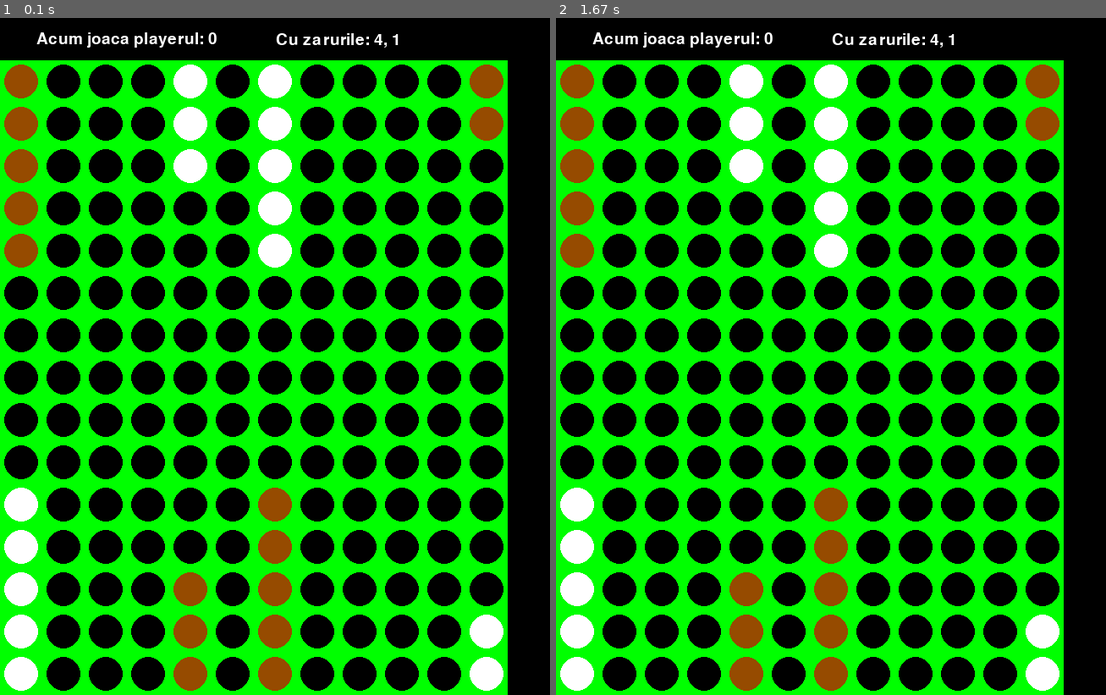
Above: before the commit, frames 1-2 (left to right).
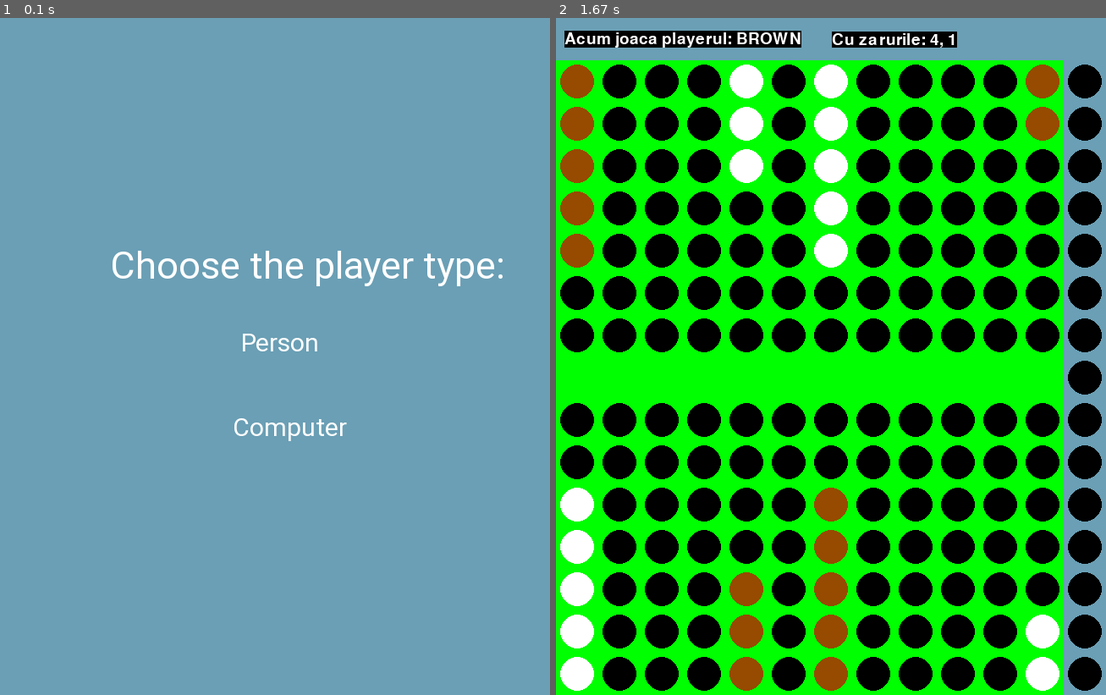
Above: after the commit, the same moments.

Repository: iulifeif/Backgammon-project
Game: pygame game, started from main.py
The game is run twice, just before and just after one commit, with the same random seed, the same clock (stepped at 60 frames per second) and the same inputs.
Inputs (mouse positions are in pixels of both pictures, inside the frame that each line leads up to):
- Up to frame 1 (0.1 s): no input
- Up to frame 2 (1.67 s): click (831, 417) at 0.38 s

The runs differ from the first frame. In frame 1, 100% of the frame differs, in the area x 0-100%, y 0-100%; in frame 2, 12%.

Commit message:
created menu for chosen player

Diff:
--- a/main.py
+++ b/main.py
@@ -14,6 +14,7 @@
 GREEN = (0, 255, 0)
 RED = (255, 0, 0)
 BROWN = (150, 75, 0)
+BLUE = (106, 159, 181)
 
 
 class Interface:
@@ -27,6 +28,7 @@
         self.size = (self.width, self.height)
         self.radius = int(self.squaresize / 2 - 5)
         self.screen = pygame.display.set_mode(self.size)
+        pygame.display.set_caption("Backgammon")
 
     # split the original table from logic (wich is a list) in 2 lists
     # one for up site of table and another one for down side
@@ -95,6 +97,38 @@
                                 int(line * self.squaresize + self.squaresize + self.squaresize / 2)),
                                self.radius)
 
+    def choose_player(self):
+        self.screen.fill(BLUE)
+        pygame.display.update()
+        fontTitle = pygame.font.SysFont("Roboto", 45)
+        textTitle = fontTitle.render("Choose the player type: ", True, WHITE)
+        self.screen.blit(textTitle, (self.width / 5,
+                                     self.height / 3))
+
+        fontTitle = pygame.font.SysFont("Roboto", 30)
+        textTitle = fontTitle.render("Person", True, WHITE)
+        self.screen.blit(textTitle, (self.width / 2 - self.squaresize + 10,
+                                     self.height / 3 + self.squaresize * 2))
+
+        fontTitle = pygame.font.SysFont("Roboto", 30)
+        textTitle = fontTitle.render("Computer", True, WHITE)
+        self.screen.blit(textTitle, (self.width / 2 - self.squaresize,
+                                     self.height / 3 + self.squaresize * 4))
+        pygame.display.update()
+        player_type = -1
+        while player_type == -1:
+            for event in pygame.event.get():
+                if event.type == pygame.MOUSEBUTTONDOWN:
+                    col, line = event.pos
+                    print(event.pos)
+                    if 275 <= col <= 360 and \
+                            355 <= line <= 390:
+                        return 1
+                    elif 265 <= col <= 380 and \
+                            455 <= line <= 490:
+                        return 2
+
+
     # the board is drawn as a matrix with green elements
     # then add in each square, a black circle
     def draw_board(self, table, table_out_0, table_out_1):
@@ -107,7 +141,7 @@
                                   self.squaresize,
                                   self.squaresize))
                 # less on line 7, to delimit the up side from the bottom
-                if index_line != (self.squaresize / 2 - 1):
+                if index_line != 7:
                     pygame.draw.circle(self.screen,
                                        BLACK,
                                        (int(index_column * self.squaresize + self.squaresize / 2),
@@ -337,6 +371,7 @@
     # create class instances so as to use them
     game = Backgammon()
     interf = Interface()
+    player_type = interf.choose_player()
     # initialize a variable to turn off the loop if needed
     game_over = False
     # create the font for the text
@@ -345,8 +380,8 @@
     while not game.end_game() and not game_over:
         interf.draw_board(game.table, game.out_pieces_0, game.out_pieces_1)
         # add player information on the screen
-        # color = "BROWN" if game.player == 0 else "WHITE"
-        text = font.render("Acum joaca playerul: {}".format(game.player), True, WHITE, BLACK)
+        color = "BROWN" if game.player == 0 else "WHITE"
+        text = font.render("Acum joaca playerul: {}".format(color), True, WHITE, BLACK)
         message(interf, game, text, 1)
 
         # print("Acum joaca playerul: {}".format(game.player))
